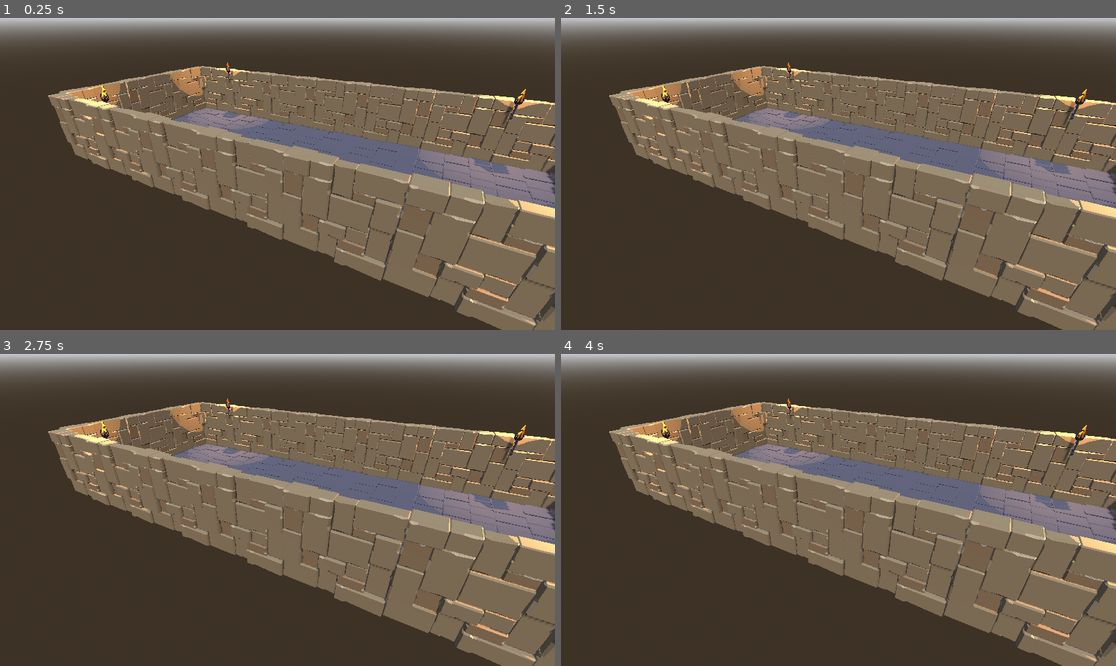
Above: before the commit, frames 1-4 (two rows, left to right).
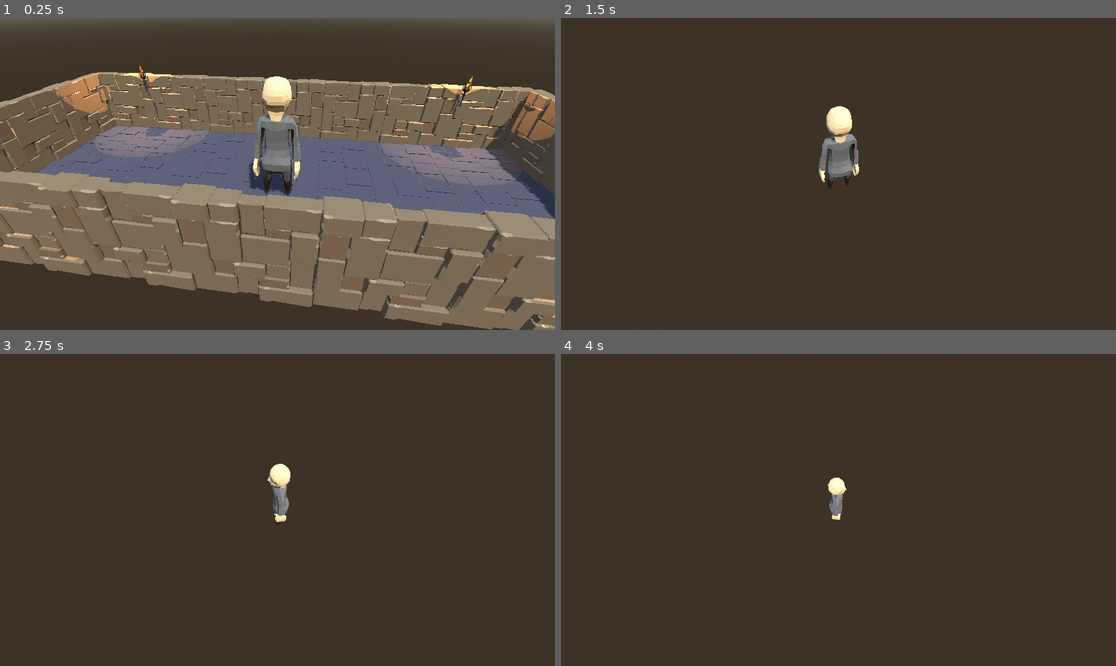
Above: after the commit, the same moments.

Repository: MG9442/Dungeon_Rescue_Godot
Game: Godot game, scene res://scenes/starting_room.tscn
The game is run twice, just before and just after one commit, with the same random seed, the same clock (stepped at 60 frames per second) and the same inputs.
Inputs:
- Up to frame 1 (0.25 s): no input
- Up to frame 2 (1.5 s): hold D (move_right, bound only after the commit) 0.53-1.28 s; hold S (move_backward, bound only after the commit) from 1.28 s (still down)
- Up to frame 3 (2.75 s): release S (move_backward, bound only after the commit) at 2.03 s; hold D (move_right, bound only after the commit) from 2.03 s (still down)
- Up to frame 4 (4 s): release D (move_right, bound only after the commit) at 2.78 s; hold W (move_forward, bound only after the commit) 2.78-3.53 s; hold A (move_left, bound only after the commit) from 3.53 s (still down)

The runs differ from the first frame. In frame 1, 57% of the frame differs, in the area x 0-100%, y 0-100%; in frame 2, 54%; in frame 3, 54%; in frame 4, 54%.

Commit message:
Implement character controller with WASD movement
- Create player_controller.gd for character movement with WASD keys
- Add input mappings for move_forward (W), move_backward (S),
  move_left (A), move_right (D) in project.godot
- Create player.tscn with KnightCharacter.fbx model
- Add CharacterBody3D with CapsuleShape3D collision
- Implement physics-based movement with acceleration and friction
- Character auto-rotates to face movement direction
- Create camera_follow.gd for smooth third-person camera
- Add Player instance to starting room at center position
- Update README with character controller documentation

Diff:
--- a/project.godot
+++ b/project.godot
@@ -15,6 +15,29 @@
 config/features=PackedStringArray("4.3", "Forward Plus")
 config/icon="res://icon.svg"
 
+[input]
+
+move_forward={
+"deadzone": 0.5,
+"events": [Object(InputEventKey,"resource_local_to_scene":false,"resource_name":"","device":-1,"window_id":0,"alt_pressed":false,"shift_pressed":false,"ctrl_pressed":false,"meta_pressed":false,"pressed":false,"keycode":0,"physical_keycode":87,"key_label":0,"unicode":119,"location":0,"echo":false,"script":null)
+]
+}
+move_backward={
+"deadzone": 0.5,
+"events": [Object(InputEventKey,"resource_local_to_scene":false,"resource_name":"","device":-1,"window_id":0,"alt_pressed":false,"shift_pressed":false,"ctrl_pressed":false,"meta_pressed":false,"pressed":false,"keycode":0,"physical_keycode":83,"key_label":0,"unicode":115,"location":0,"echo":false,"script":null)
+]
+}
+move_left={
+"deadzone": 0.5,
+"events": [Object(InputEventKey,"resource_local_to_scene":false,"resource_name":"","device":-1,"window_id":0,"alt_pressed":false,"shift_pressed":false,"ctrl_pressed":false,"meta_pressed":false,"pressed":false,"keycode":0,"physical_keycode":65,"key_label":0,"unicode":97,"location":0,"echo":false,"script":null)
+]
+}
+move_right={
+"deadzone": 0.5,
+"events": [Object(InputEventKey,"resource_local_to_scene":false,"resource_name":"","device":-1,"window_id":0,"alt_pressed":false,"shift_pressed":false,"ctrl_pressed":false,"meta_pressed":false,"pressed":false,"keycode":0,"physical_keycode":68,"key_label":0,"unicode":100,"location":0,"echo":false,"script":null)
+]
+}
+
 [rendering]
 
 textures/canvas_textures/default_texture_filter=0
--- /dev/null
+++ b/scenes/player.tscn
@@ -0,0 +1,18 @@
+[gd_scene load_steps=4 format=3 uid="uid://b8xj2k5n9qwrt"]
+
+[ext_resource type="Script" path="res://scripts/player_controller.gd" id="1_script"]
+[ext_resource type="PackedScene" uid="uid://dr6t3uf42oq87" path="res://Knight Character Animated by Quaternius/FBX/KnightCharacter.fbx" id="2_knight"]
+
+[sub_resource type="CapsuleShape3D" id="CapsuleShape3D_player"]
+radius = 0.4
+height = 1.8
+
+[node name="Player" type="CharacterBody3D"]
+script = ExtResource("1_script")
+
+[node name="CollisionShape3D" type="CollisionShape3D" parent="."]
+transform = Transform3D(1, 0, 0, 0, 1, 0, 0, 0, 1, 0, 0.9, 0)
+shape = SubResource("CapsuleShape3D_player")
+
+[node name="KnightCharacter" parent="." instance=ExtResource("2_knight")]
+transform = Transform3D(-1, 0, -8.74228e-08, 0, 1, 0, 8.74228e-08, 0, -1, 0, 0, 0)
--- a/scenes/starting_room.tscn
+++ b/scenes/starting_room.tscn
@@ -1,8 +1,10 @@
-[gd_scene load_steps=7 format=3 uid="uid://c2yfvq4m2hn8l"]
+[gd_scene load_steps=9 format=3 uid="uid://c2yfvq4m2hn8l"]
 
 [ext_resource type="PackedScene" uid="uid://drmbqjfedokm5" path="res://Updated Modular Dungeon Pack/FBX/Floor_Modular.fbx" id="1_floor"]
 [ext_resource type="PackedScene" uid="uid://cgwnac8dm24gd" path="res://Updated Modular Dungeon Pack/FBX/Wall_Modular.fbx" id="2_wall"]
 [ext_resource type="PackedScene" uid="uid://dlq8uw3gq78dj" path="res://Updated Modular Dungeon Pack/FBX/Torch.fbx" id="3_torch"]
+[ext_resource type="PackedScene" uid="uid://b8xj2k5n9qwrt" path="res://scenes/player.tscn" id="4_player"]
+[ext_resource type="Script" path="res://scripts/camera_follow.gd" id="5_camera"]
 
 [sub_resource type="ProceduralSkyMaterial" id="ProceduralSkyMaterial_xqjnc"]
 sky_horizon_color = Color(0.64625, 0.65575, 0.67075, 1)
@@ -35,6 +37,11 @@
 [node name="Camera3D" type="Camera3D" parent="."]
 transform = Transform3D(0.866025, -0.25, 0.433013, 0, 0.866025, 0.5, -0.5, -0.433013, 0.75, 18, 8, 18)
 fov = 60.0
+script = ExtResource("5_camera")
+target_path = NodePath("../Player")
+
+[node name="Player" parent="." instance=ExtResource("4_player")]
+transform = Transform3D(1, 0, 0, 0, 1, 0, 0, 0, 1, 12, 1, 5)
 
 [node name="Room" type="Node3D" parent="."]
 
--- /dev/null
+++ b/scripts/camera_follow.gd
@@ -0,0 +1,17 @@
+extends Camera3D
+
+@export var target_path: NodePath
+@export var follow_offset: Vector3 = Vector3(0, 8, 10)
+@export var smoothing: float = 5.0
+
+var target: Node3D
+
+func _ready() -> void:
+	if target_path:
+		target = get_node(target_path)
+
+func _process(delta: float) -> void:
+	if target:
+		var target_position = target.global_position + follow_offset
+		global_position = global_position.lerp(target_position, smoothing * delta)
+		look_at(target.global_position + Vector3(0, 1, 0), Vector3.UP)
--- /dev/null
+++ b/scripts/player_controller.gd
@@ -0,0 +1,32 @@
+extends CharacterBody3D
+
+# Movement parameters
+@export var speed: float = 5.0
+@export var acceleration: float = 10.0
+@export var friction: float = 10.0
+@export var gravity: float = 20.0
+
+func _physics_process(delta: float) -> void:
+	# Apply gravity
+	if not is_on_floor():
+		velocity.y -= gravity * delta
+
+	# Get input direction
+	var input_dir := Input.get_vector("move_left", "move_right", "move_forward", "move_backward")
+	var direction := Vector3(input_dir.x, 0, input_dir.y).normalized()
+
+	# Apply movement
+	if direction:
+		# Accelerate towards target velocity
+		velocity.x = move_toward(velocity.x, direction.x * speed, acceleration * delta)
+		velocity.z = move_toward(velocity.z, direction.z * speed, acceleration * delta)
+
+		# Rotate character to face movement direction
+		var target_rotation = atan2(direction.x, direction.z)
+		rotation.y = lerp_angle(rotation.y, target_rotation, 10.0 * delta)
+	else:
+		# Apply friction when not moving
+		velocity.x = move_toward(velocity.x, 0, friction * delta)
+		velocity.z = move_toward(velocity.z, 0, friction * delta)
+
+	move_and_slide()
Not shown, changed: README.md
